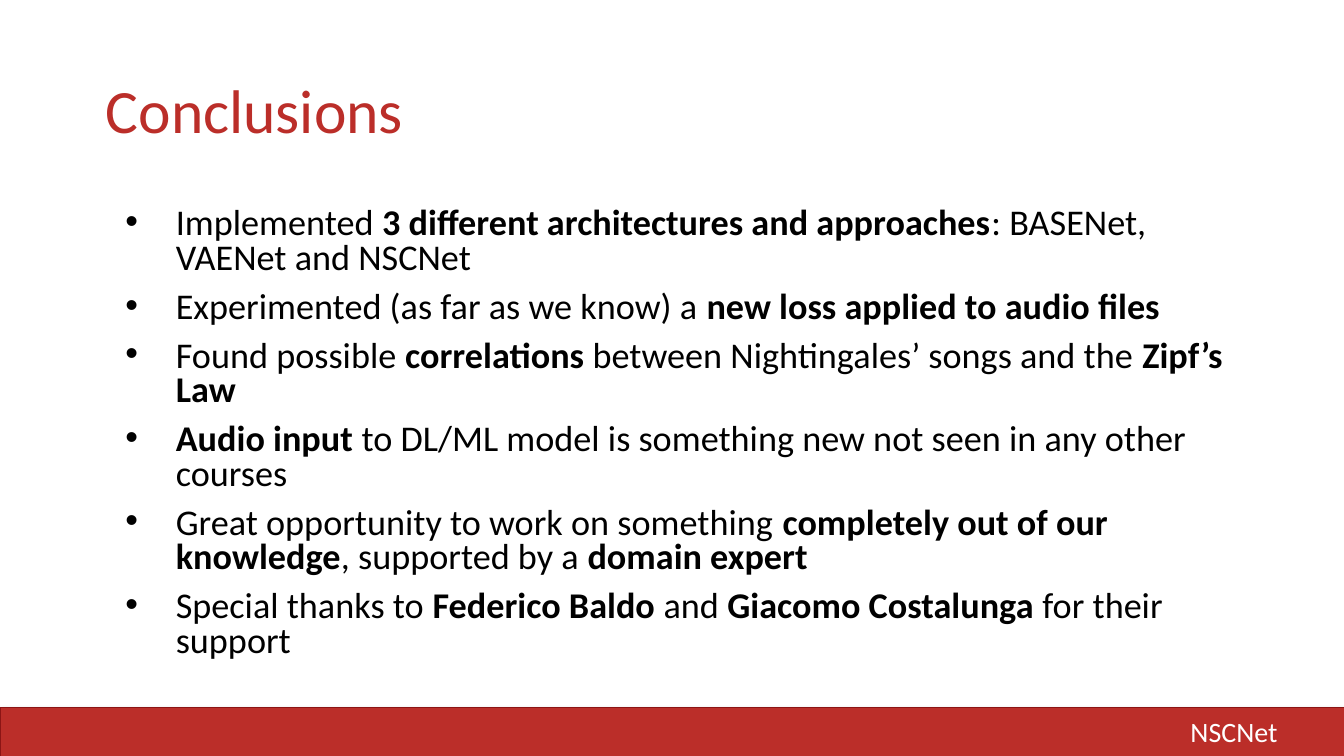
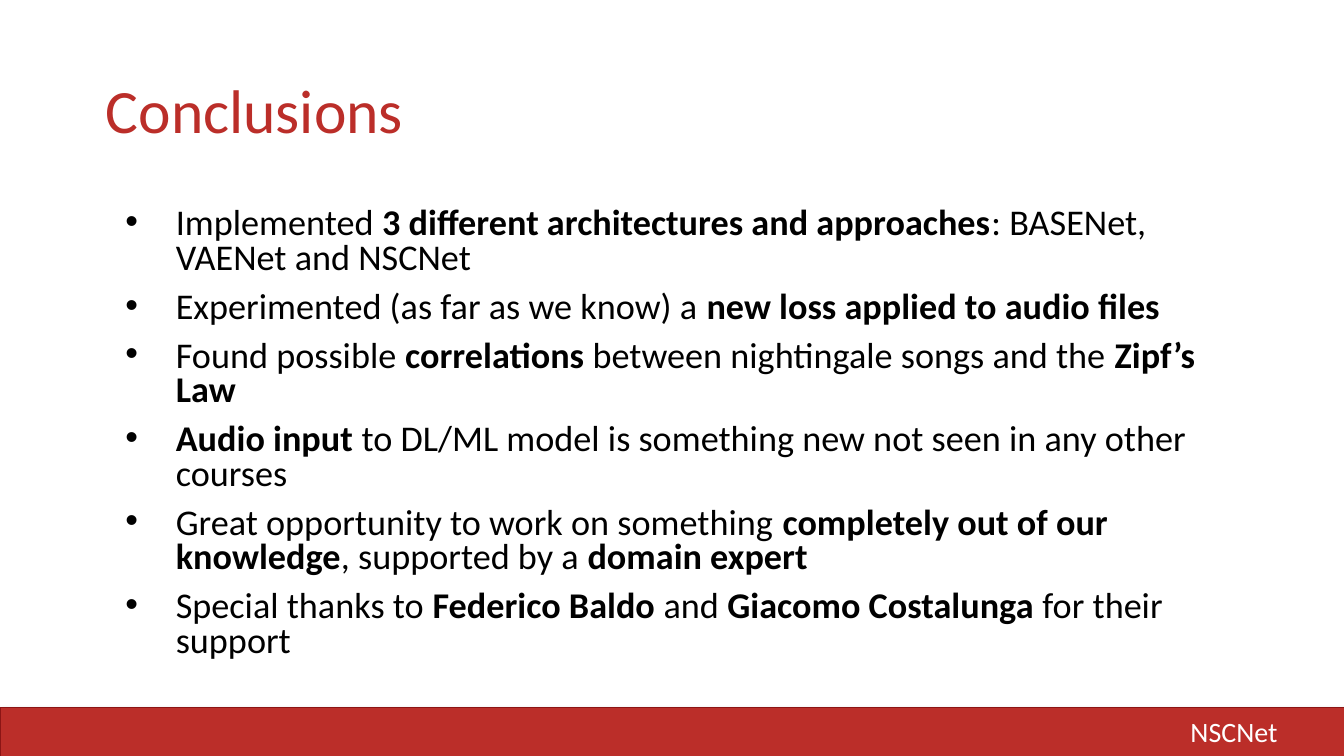
Before and after one commit to LIA-UniBo/NSCNet, a slide deck: slide 50 of docs/AII - Project Slides.pptx. Drawn at 1344x756 pixels with LibreOffice and Linux fonts; fonts in the diff are those of the drawing. Boxes give left, top, right and bottom in pixels: in the first picture for what was removed or moved away, otherwise in the second. Text is boxed around its words. In the diff, an @@ line names an element or a change of style, - is before the commit and + after.

```diff
--- a/docs/AII - Project Slides.pptx
+++ b/docs/AII - Project Slides.pptx
@@ text at box(176, 342, 1195, 403): text changed @@
-• Found possible correlations between Nightingales’ songs and the Zipf’s Law
+• Found possible correlations between nightingale songs and the Zipf’s Law
```
Also in this commit, not shown: 2 other slides changed.
